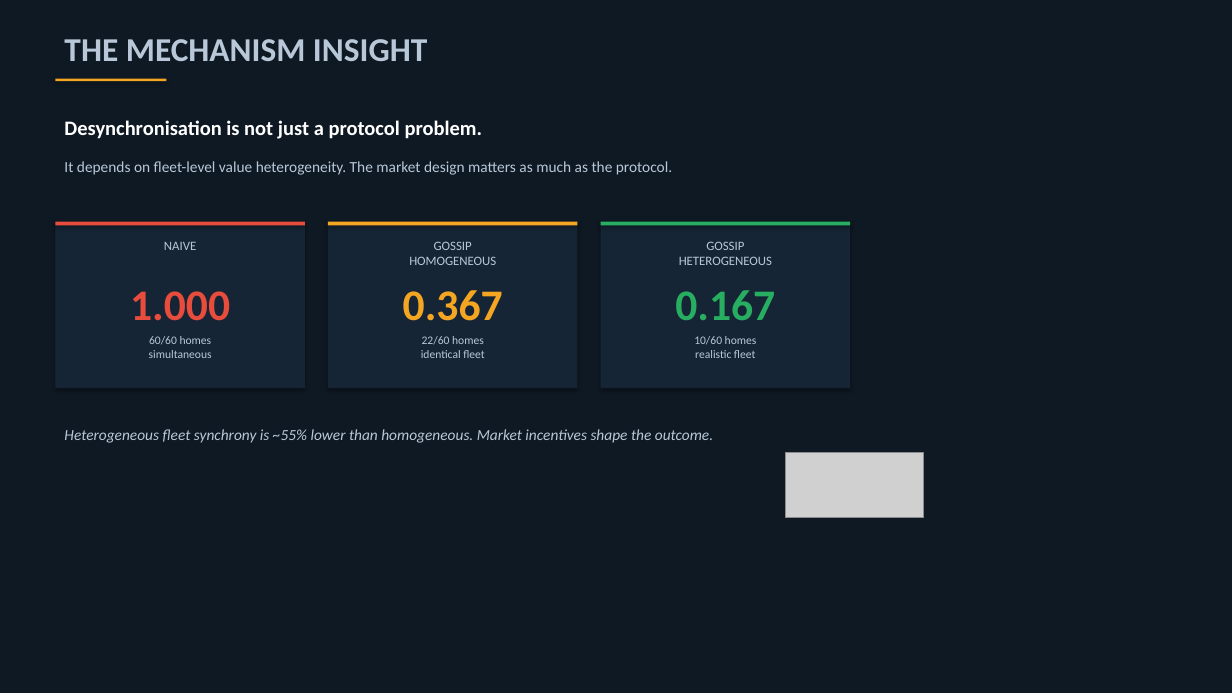
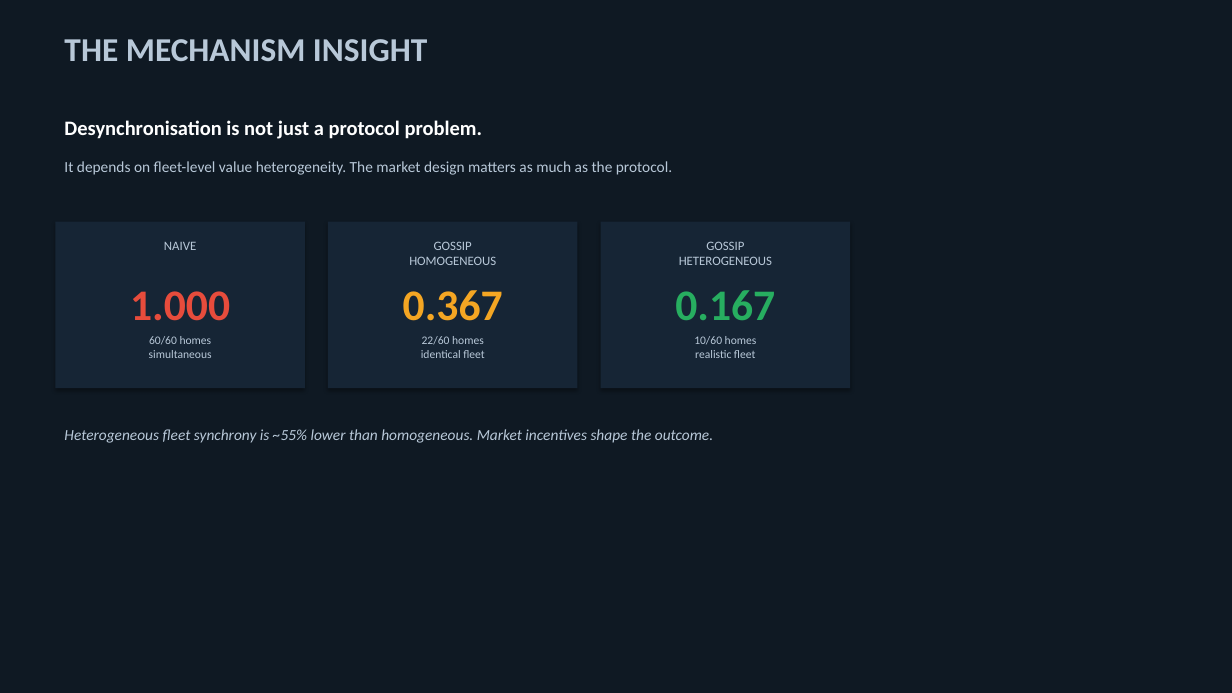
Before and after one commit to dexflex66/gridai, a slide deck: slide 4 of submission/gridai_lablab_band_of_agents_2026/assets/gridai_pitch_deck.pptx. Drawn at 1232x693 pixels with LibreOffice and Linux fonts; fonts in the diff are those of the drawing; grey boxes stand for pictures. Boxes give left, top, right and bottom in pixels: in the first picture for what was removed or moved away, otherwise in the second. Text is boxed around its words. In the diff, an @@ line names an element or a change of style, - is before the commit and + after.

```diff
--- a/submission/gridai_lablab_band_of_agents_2026/assets/gridai_pitch_deck.pptx
+++ b/submission/gridai_lablab_band_of_agents_2026/assets/gridai_pitch_deck.pptx
@@ rectangle removed at <box>55,79,166,81</box> @@
@@ rectangle removed at <box>55,222,305,226</box> @@
@@ rectangle removed at <box>328,222,578,226</box> @@
@@ rectangle removed at <box>601,222,850,226</box> @@
@@ picture removed at <box>786,453,924,518</box> @@
```
Also in this commit, not shown: 9 other slides changed, 2 other files.
